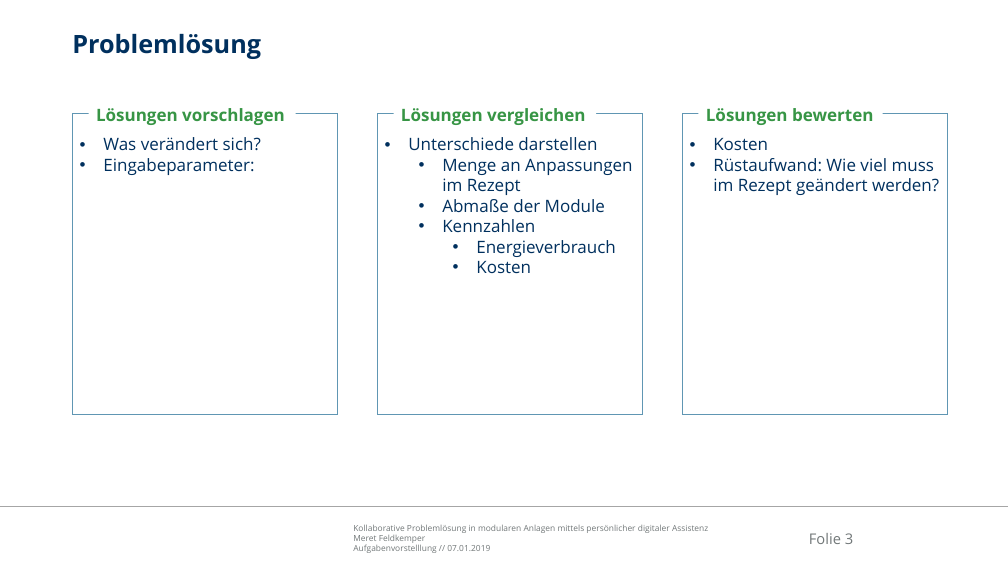
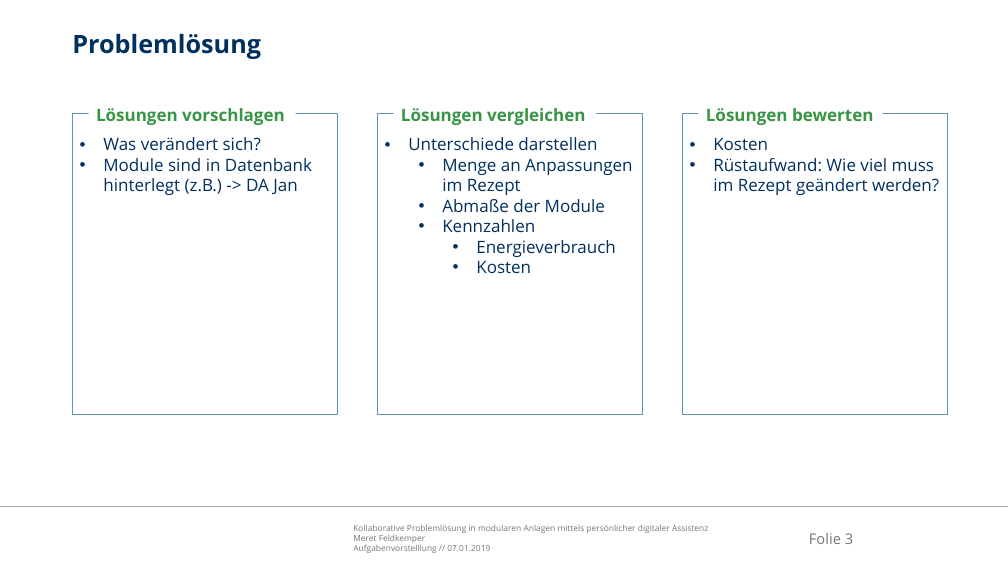
Before and after one commit to Ral3007/Diplomarbeit, a slide deck: slide 3 of Dokumente/Skizzen/Konzept/Funktionlitäten.pptx. Drawn at 1008x567 pixels with LibreOffice and Linux fonts; fonts in the diff are those of the drawing; background and template pictures are left out. Boxes give left, top, right and bottom in pixels: in the first picture for what was removed or moved away, otherwise in the second. Text is boxed around its words. In the diff, an @@ line names an element or a change of style, - is before the commit and + after.

```diff
--- a/Dokumente/Skizzen/Konzept/Funktionlitäten.pptx
+++ b/Dokumente/Skizzen/Konzept/Funktionlitäten.pptx
@@ text in rectangle at (x1=103, y1=158, x2=312, y2=195): text changed @@
-• Eingabeparameter:
+• Module sind in Datenbank hinterlegt (z.B.) -> DA Jan
```
Also in this commit, not shown: 1 other slide changed, 7 other files.
